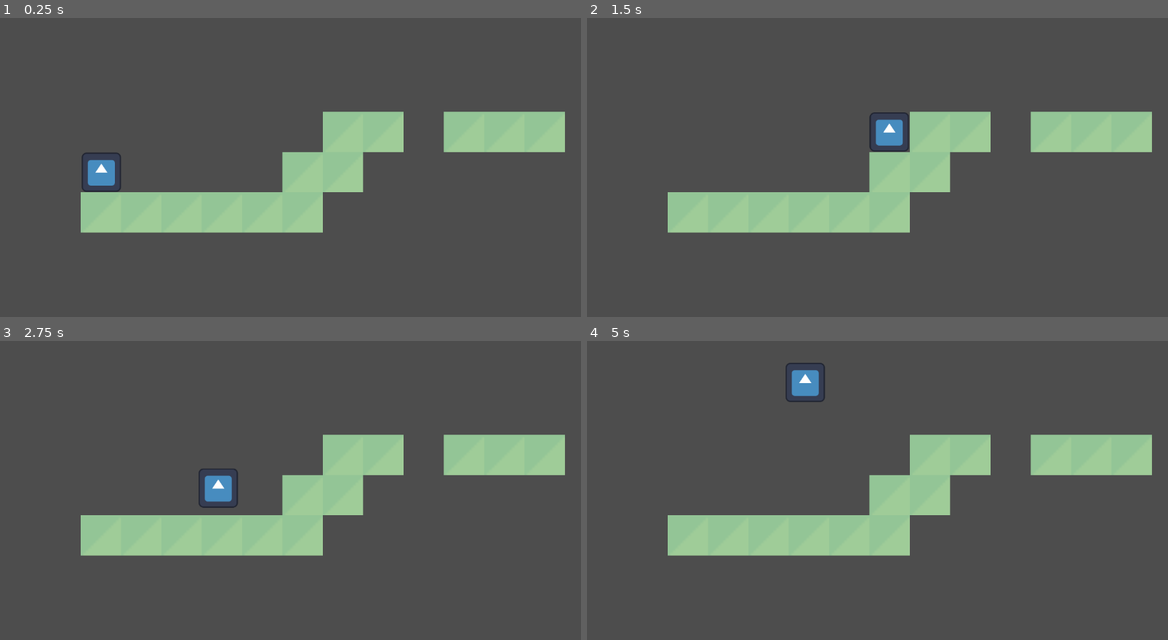
Above: before the commit, frames 1-4 (two rows, left to right).
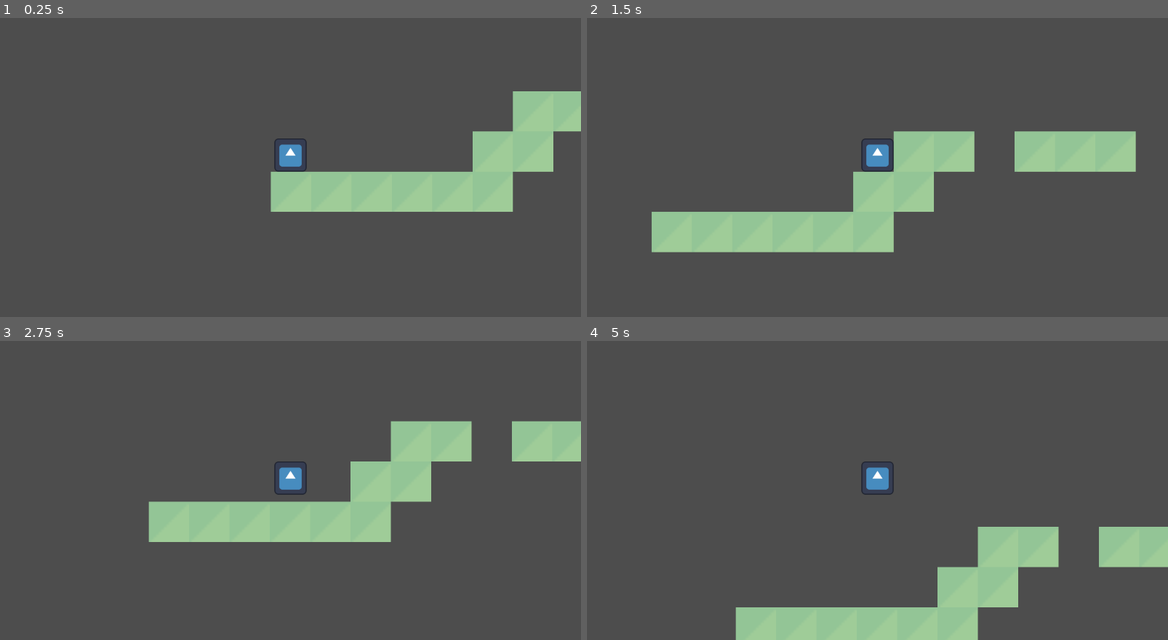
Above: after the commit, the same moments.

Repository: ethanshu2012-tech/DAydream-Hackathon---Sacrifices-Must-Be-Made
Game: Godot game, scene res://main.tscn
Two runs of this game, one before a commit and one after it. Both use one fixed random seed, a clock stepped at 60 frames per second and the inputs below. The engine's default icon, where the game draws it, is replaced by a stand-in: a white triangle on a blue panel in a dark square.
Inputs:
- Up to frame 1 (0.25 s): no input
- Up to frame 2 (1.5 s): tap Enter at 0.5 s; hold D (right) from 0.53 s (still down); tap W (jump) at 0.77 s
- Up to frame 3 (2.75 s): tap W (jump) at 1.52 s; release D (right) at 2.03 s; hold A (left) from 2.03 s (still down)
- Up to frame 4 (5 s): release A (left) at 2.78 s; hold D (right) 2.78-4.28 s; tap W (jump) at 3.02, 3.77, 4.52 s; hold A (left) from 4.28 s (still down)

The runs differ from the first frame. In frame 1, 16% of the frame differs, in the area x 13-100%, y 24-72%; in frame 2, 12%; in frame 3, 13%; in frame 4, 23%, in the area x 13-100%, y 7-100%.

Commit message:
player size and camera done

Diff:
--- a/main.tscn
+++ b/main.tscn
@@ -5,7 +5,7 @@
 [ext_resource type="Texture2D" uid="uid://dlvy6nicdkw1r" path="res://Green.png" id="3_lquwl"]
 
 [sub_resource type="RectangleShape2D" id="RectangleShape2D_7mycd"]
-size = Vector2(404.99988, 399.5)
+size = Vector2(320, 329.875)
 
 [sub_resource type="TileSetAtlasSource" id="TileSetAtlasSource_272bh"]
 texture = ExtResource("3_lquwl")
@@ -51,14 +51,17 @@
 script = ExtResource("1_h2yge")
 
 [node name="Sprite2D" type="Sprite2D" parent="Player"]
-position = Vector2(201, 348)
-scale = Vector2(0.609375, 0.609375)
+position = Vector2(199, 354)
+scale = Vector2(0.49999994, 0.5156251)
 texture = ExtResource("2_1bvp3")
 
 [node name="CollisionShape2D" type="CollisionShape2D" parent="Player"]
-position = Vector2(201.00006, 348)
+position = Vector2(199, 353.9875)
 scale = Vector2(0.2, 0.2)
 shape = SubResource("RectangleShape2D_7mycd")
+
+[node name="Camera2D" type="Camera2D" parent="Player"]
+position = Vector2(199, 352)
 
 [node name="TileMapLayer" type="TileMapLayer" parent="."]
 scale = Vector2(5, 5)
